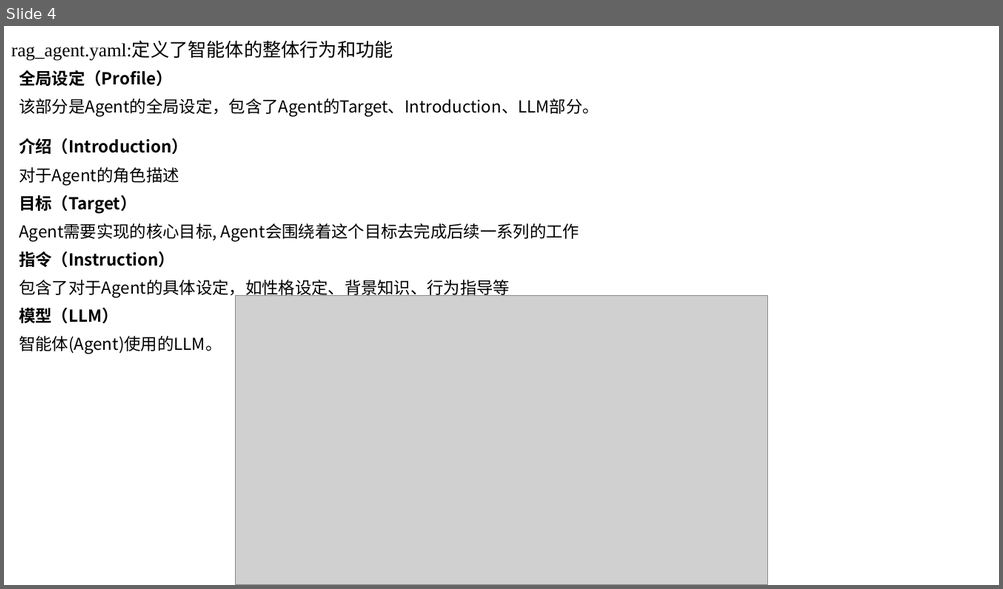
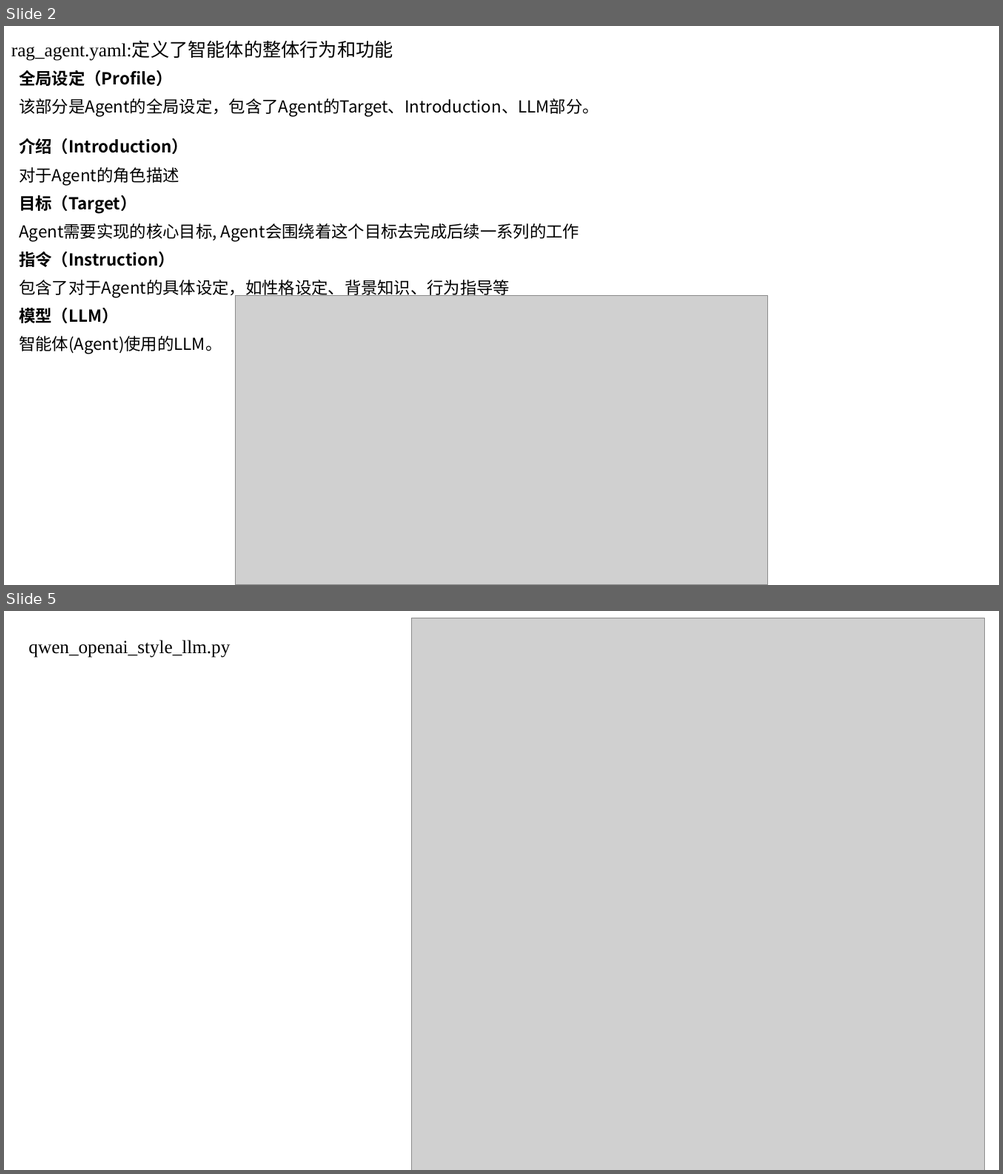
Before and after one commit to C32-SoundTech/SoundTech, a slide deck: docs/wswCR7/软工实践-10-23.pptx. Shown one above the other, each under a label of ours: slide 4 before the commit, slides 2 and 5 after it; the slides between them are not shown. The pictures are 1003x589 and 1003x1174 pixels, drawn with LibreOffice and Linux fonts; fonts in the diff are those of the drawing; grey boxes stand for pictures. Boxes give left, top, right and bottom in pixels: in the first picture for what was removed or moved away, otherwise in the second. Text is boxed around its words. In the diff, an @@ line names an element or a change of style, - is before the commit and + after.

```diff
--- a/docs/wswCR7/软工实践-10-23.pptx
+++ b/docs/wswCR7/软工实践-10-23.pptx
@@ slide 5 added at bbox=[4, 611, 999, 1170], background #FFFFFF @@
@@ picture added at bbox=[412, 618, 984, 1170] @@
@@ text added at bbox=[28, 640, 230, 658], 18 pt, text #000000 @@
+qwen_openai_style_llm.py
@@ what was slide 4 is now slide 2 @@
```
Also in this commit, not shown: 2 slides changed, 1 other slide added, 2 slides removed.
